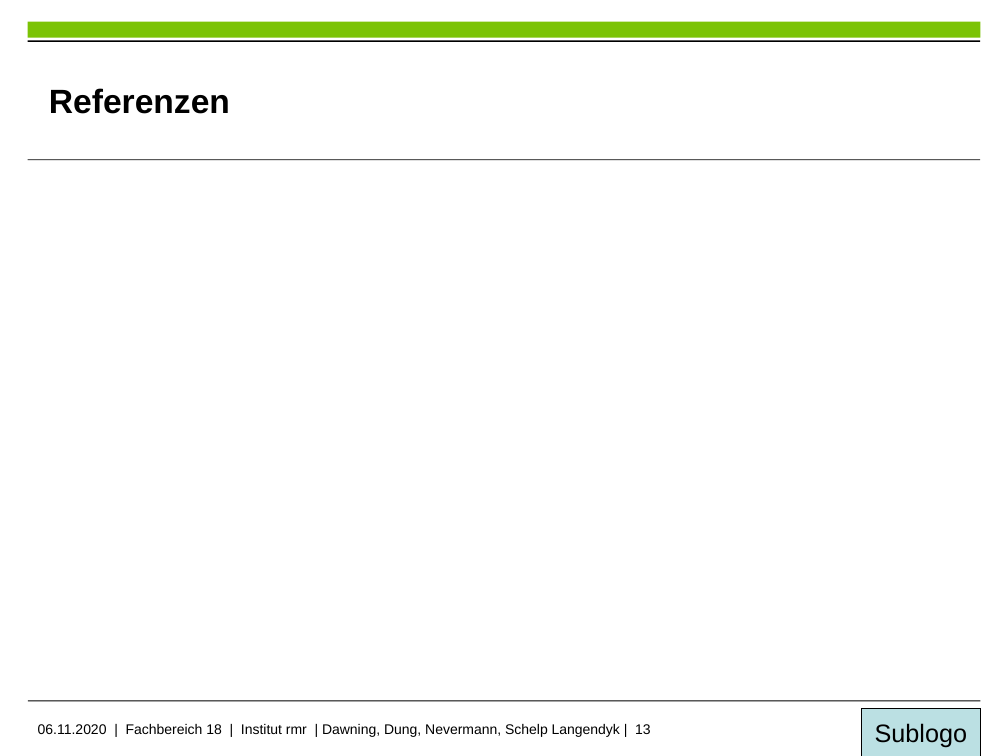
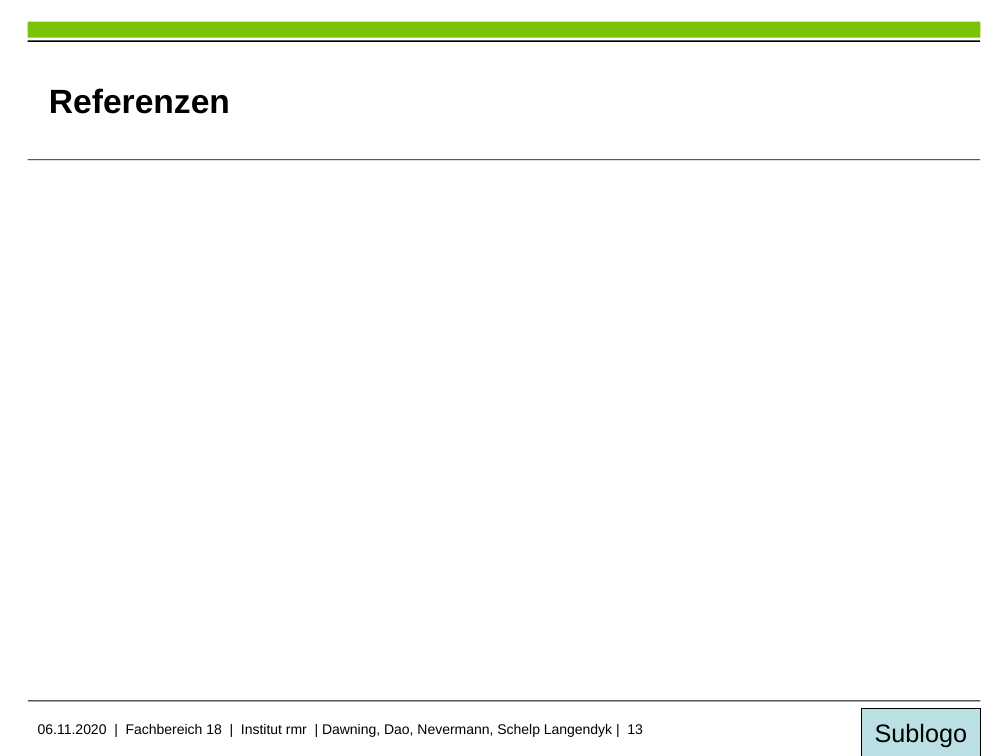
Before and after one commit to PercyDwn/MaritimeHindernisse, a slide deck: slide 13 of Präsentation ProSeminar SoSe20/Hinderniserfassung in maritimer Umgebung.pptx. Drawn at 1008x756 pixels with LibreOffice and Linux fonts; fonts in the diff are those of the drawing; background and template pictures are left out. Boxes give left, top, right and bottom in pixels: in the first picture for what was removed or moved away, otherwise in the second. Text is boxed around its words. In the diff, an @@ line names an element or a change of style, - is before the commit and + after.

```diff
--- a/Präsentation ProSeminar SoSe20/Hinderniserfassung in maritimer Umgebung.pptx
+++ b/Präsentation ProSeminar SoSe20/Hinderniserfassung in maritimer Umgebung.pptx
@@ text at (38, 724, 643, 737): text changed @@
-06.11.2020 | Fachbereich 18 | Institut rmr | Dawning, Dung, Nevermann, Schelp Langendyk | 13
+06.11.2020 | Fachbereich 18 | Institut rmr | Dawning, Dao, Nevermann, Schelp Langendyk | 13
```
Also in this commit, not shown: 12 other slides changed.
